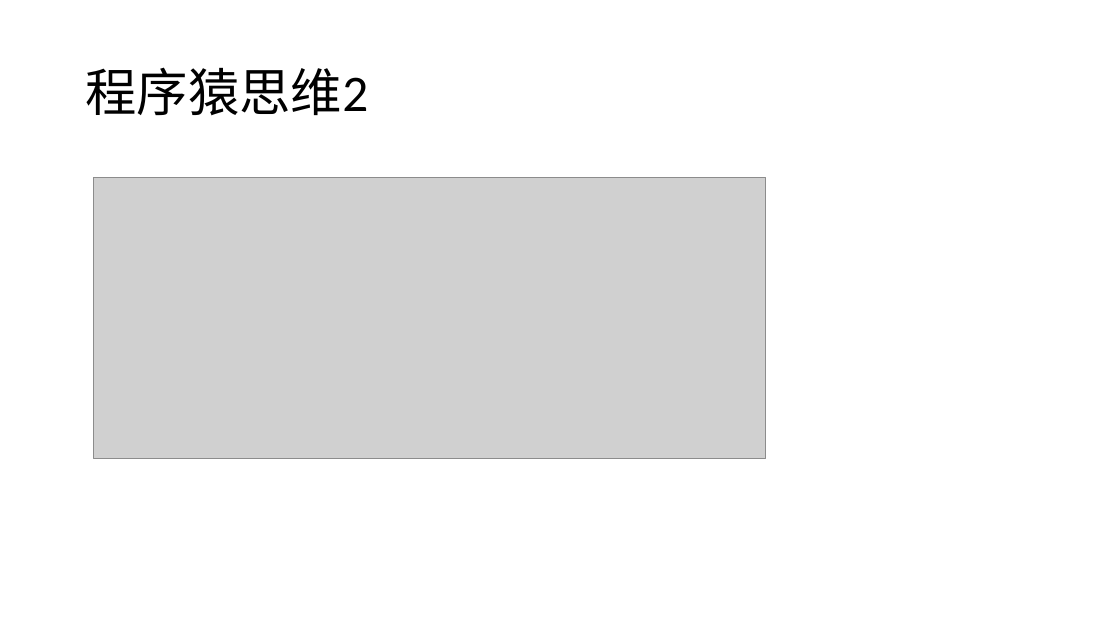
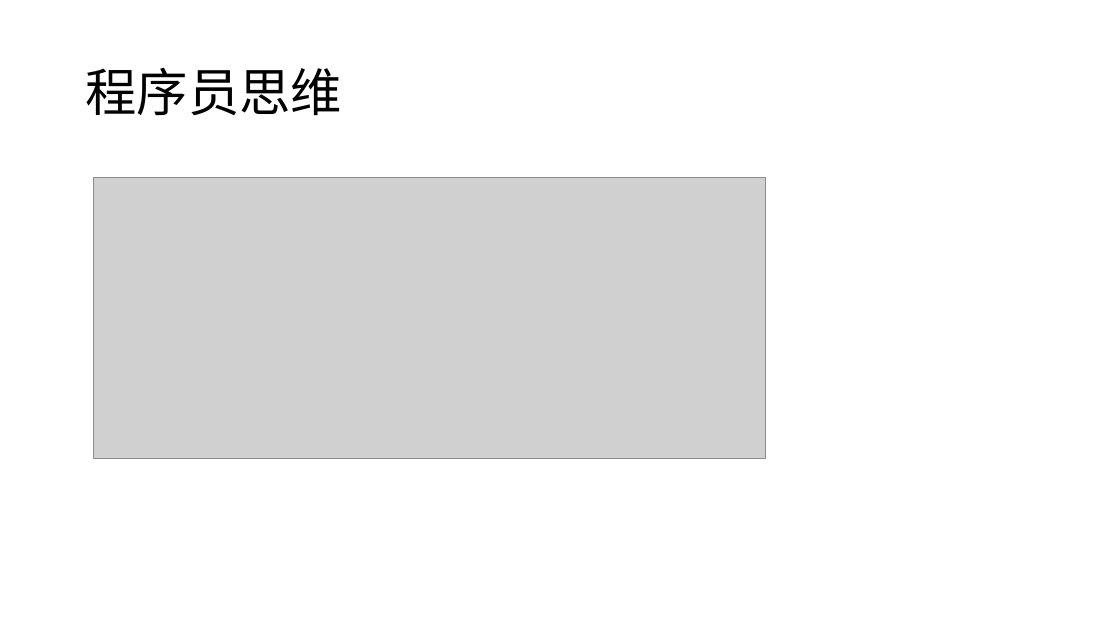
Before and after one commit to Yonahwang/God_with_me, a slide deck: slide 9 of 2018Q2/TGIF/TGIP_June6.pptx. Drawn at 1120x630 pixels with LibreOffice and Linux fonts; fonts in the diff are those of the drawing; grey boxes stand for pictures. Boxes give left, top, right and bottom in pixels: in the first picture for what was removed or moved away, otherwise in the second. Text is boxed around its words. In the diff, an @@ line names an element or a change of style, - is before the commit and + after.

```diff
--- a/2018Q2/TGIF/TGIP_June6.pptx
+++ b/2018Q2/TGIF/TGIP_June6.pptx
@@ title at (x1=85, y1=67, x2=342, y2=116): text changed @@
-程序猿思维2
+程序员思维
```
Also in this commit, not shown: 3 other slides changed, 2 slides added, 1 slide removed, 3 other files.
